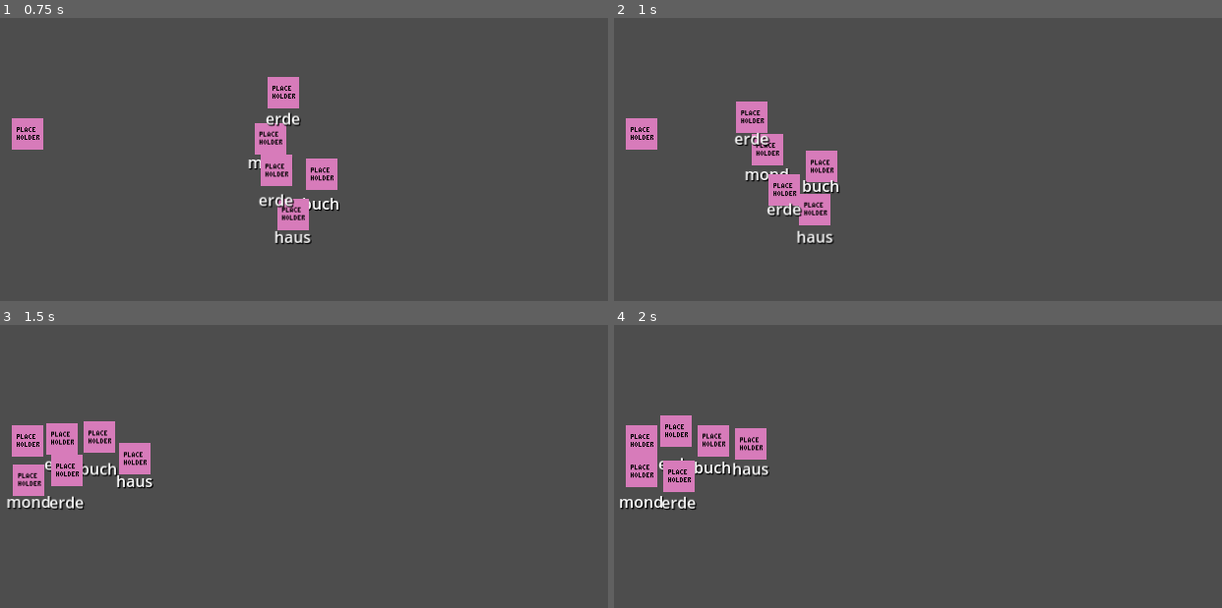
Above: before the commit, frames 1-4 (two rows, left to right).
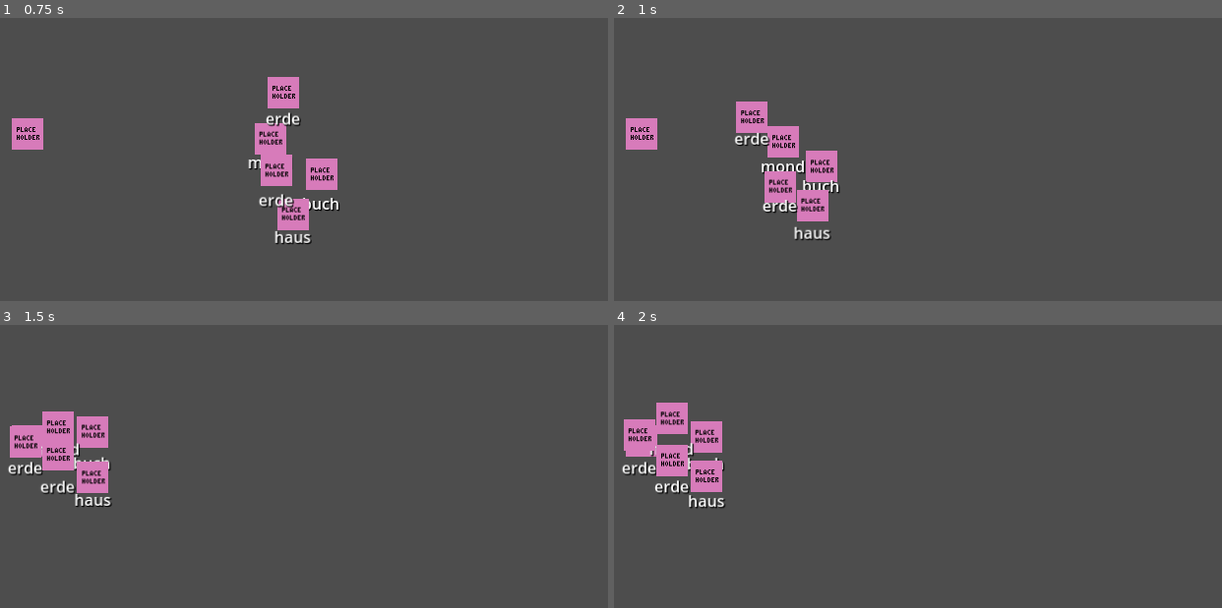
Above: after the commit, the same moments.

Repository: lehmius/typing-tides
Game: Godot game, scene res://scenes/game.tscn
Two runs of this game, one before a commit and one after it. Both use one fixed random seed, a clock stepped at 60 frames per second and the inputs below. The engine's default icon, where the game draws it, is replaced by a stand-in: a white triangle on a blue panel in a dark square.
Inputs:
- Up to frame 1 (0.75 s): tap Enter at 0.5 s
- Up to frame 2 (1 s): no input
- Up to frame 3 (1.5 s): no input
- Up to frame 4 (2 s): no input

Frame 1 is identical in both runs. In frame 2, 2.2% of the frame differs, in the area x 21-37%, y 38-80%; in frame 3, 4.2%; in frame 4, 4.5%, in the area x 0-26%, y 27-66%.

Commit message:
Rewrite player node structure for detection of incoming enemies; Add gameOver detection

Diff:
--- a/scenes/player.tscn
+++ b/scenes/player.tscn
@@ -19,9 +19,9 @@
 }]
 
 [sub_resource type="RectangleShape2D" id="RectangleShape2D_qhqgy"]
-size = Vector2(28.9398, 33.812)
+size = Vector2(26.1724, 33.812)
 
-[node name="Player" type="CharacterBody2D"]
+[node name="Player" type="Node2D"]
 texture_filter = 1
 script = ExtResource("1_g2els")
 
@@ -29,7 +29,9 @@
 sprite_frames = SubResource("SpriteFrames_g2els")
 frame_progress = 0.0815834
 
-[node name="CollisionShape2D" type="CollisionShape2D" parent="."]
-position = Vector2(5.36442e-07, -4.76837e-07)
-scale = Vector2(1.10574, 0.946409)
+[node name="Area2D" type="Area2D" parent="."]
+
+[node name="CollisionShape2D" type="CollisionShape2D" parent="Area2D"]
+position = Vector2(5.36442e-07, -9.2812e-07)
+scale = Vector2(1.22266, 0.89569)
 shape = SubResource("RectangleShape2D_qhqgy")
--- a/scripts/game_state_handler.gd
+++ b/scripts/game_state_handler.gd
@@ -36,6 +36,7 @@
 func _ready() -> void:
 	instancePlayer()
 	SignalBus.connect("keyPressed",receiveKey)
+	SignalBus.connect("gameOver",gameOverTriggered)
 	instanceEnemiesDEBUG(5)
 
 func _physics_process(delta: float) -> void:
@@ -214,3 +215,10 @@
 func getCharactersPerMinute() -> float:
 	if not time==0: return totalLettersTyped/(time/60)
 	else: return -1
+
+## Helper function to trigger when the level is over as the player has been hit.
+## TODO: Implement endscreen and switch to main menu
+##
+## @returns: void
+func gameOverTriggered() -> void:
+	print("GAME OVER")
--- a/scripts/player.gd
+++ b/scripts/player.gd
@@ -1,4 +1,4 @@
-extends CharacterBody2D
+extends Node2D
 
 signal keyPressed(key:InputEventKey)		# A signal that allows for the result of the input handling (conversion to String) to be accessed by all nodes in the project.
 signal shoot(Projectile, pressed_key, global_position)
@@ -8,6 +8,7 @@
 #var Projectile = preload("res://scenes/projectile.tscn")
 
 func _ready() -> void:
+	$Area2D.connect("body_entered",sendGameOver)
 	pass
 
 ## Emits the shoot(projectile, pressedKey, global_position) signal on InputEventKey.pressed event.
@@ -54,3 +55,7 @@
 	pass
 	#velocity.x = speed
 	#move_and_slide()
+
+
+func sendGameOver(body:Node2D) -> void:
+	SignalBus.emit_signal("gameOver")
--- a/scripts/signal_bus.gd
+++ b/scripts/signal_bus.gd
@@ -5,3 +5,4 @@
 
 signal onHit # Expects a reference to the Enemy that has been hit.
 signal keyPressed # Expects a event of the pressed Key.
+signal gameOver # Game Over signal if Player is hit
